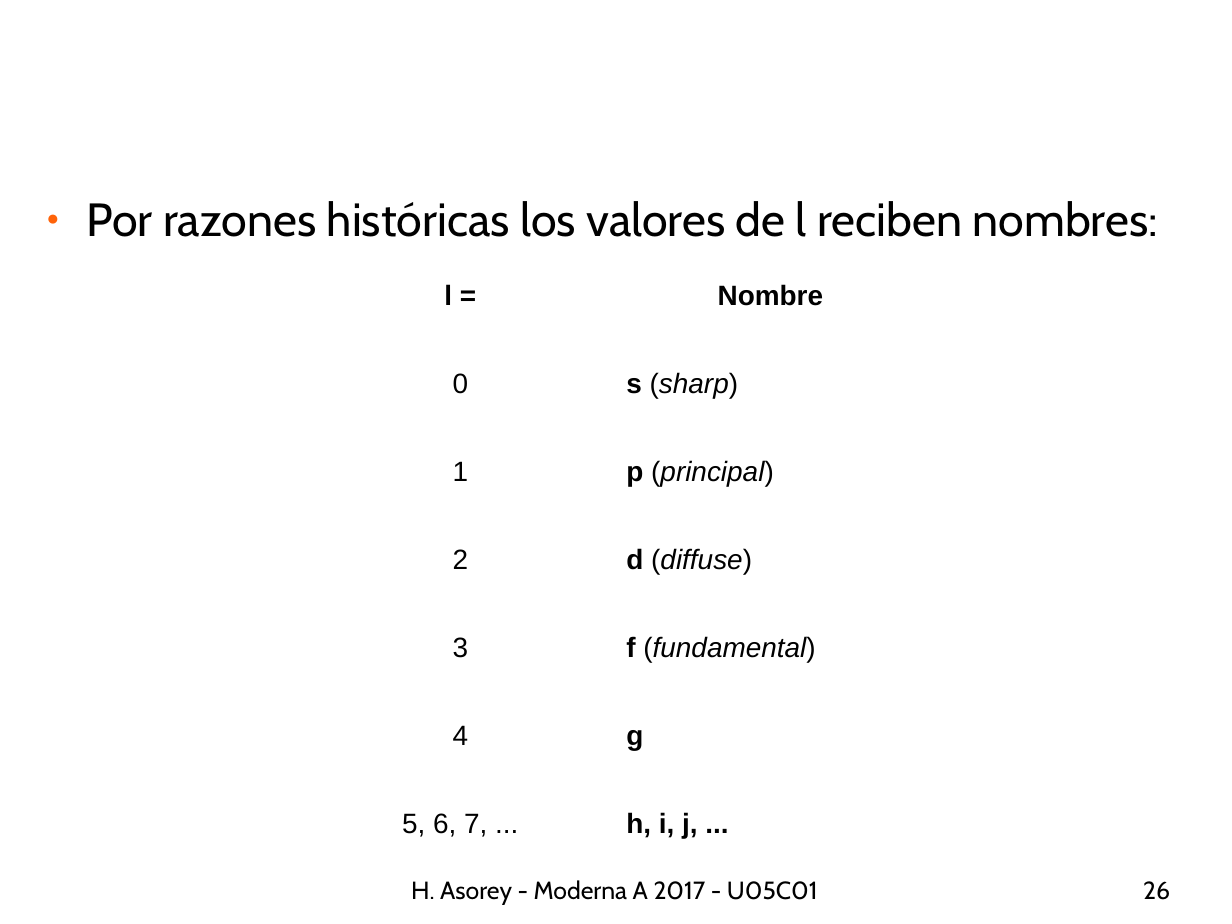
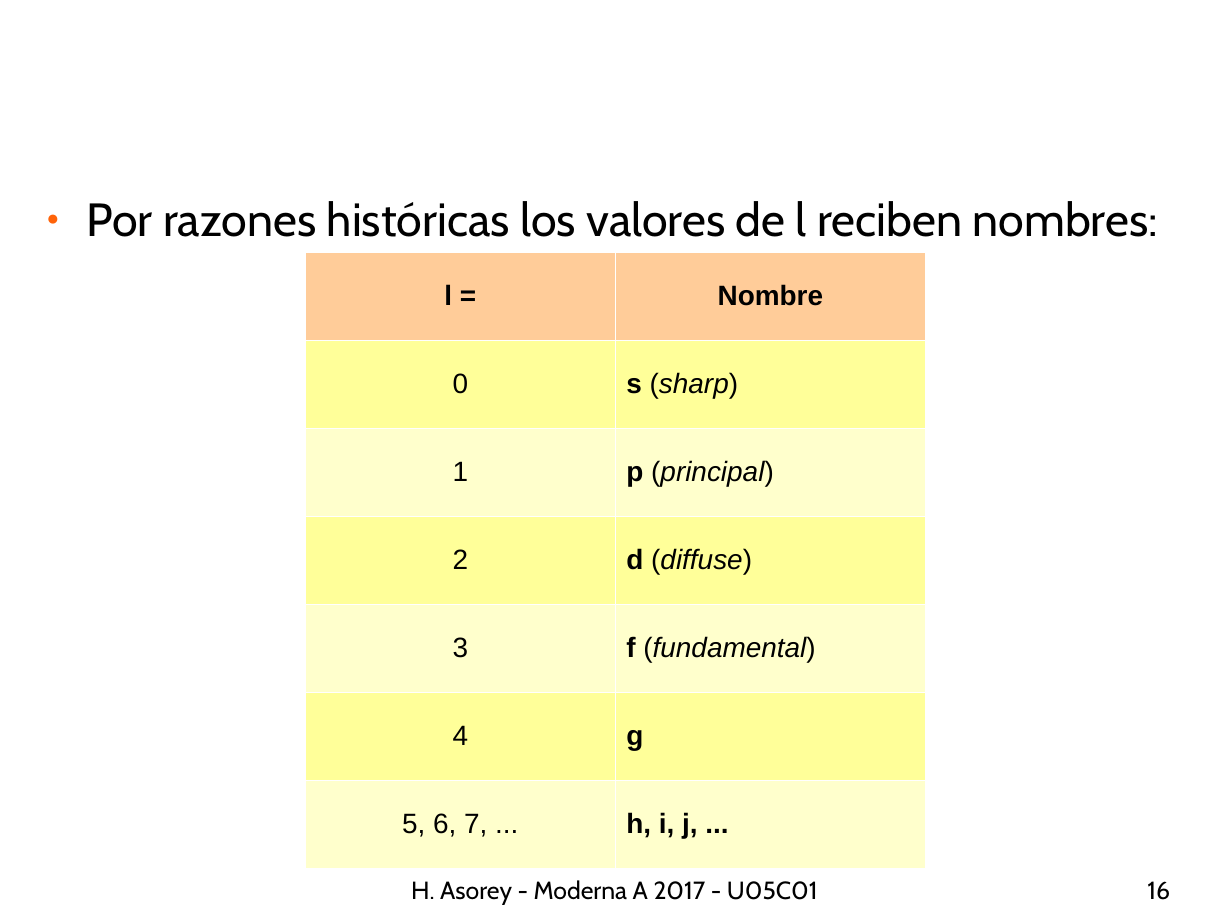
Before and after one commit to asoreyh/unrn-moderna-a, a slide deck: slide 16 of clases/moderna-a-2017-U05C02-0106-hidrogeno-soluciones.odp (slide 26 before the commit). Drawn at 1232x924 pixels with LibreOffice and Linux fonts; fonts in the diff are those of the drawing; background and template pictures are left out. Boxes give left, top, right and bottom in pixels: in the first picture for what was removed or moved away, otherwise in the second. Text is boxed around its words. In the diff, an @@ line names an element or a change of style, - is before the commit and + after.

```diff
--- a/clases/moderna-a-2017-U05C02-0106-hidrogeno-soluciones.odp
+++ b/clases/moderna-a-2017-U05C02-0106-hidrogeno-soluciones.odp
@@ table at (305,252,927,868) @@
@@ fill none to #FFCC99 in row 1 @@
@@ fill none to #FFFF99 in 6 cells @@
@@ fill none to #FFFFCC in 6 cells @@
@@ borders changed @@
@@ page number at (1147,881,1170,900): text changed @@
-26
+16
```
Also in this commit, not shown: 2 other slides changed.
